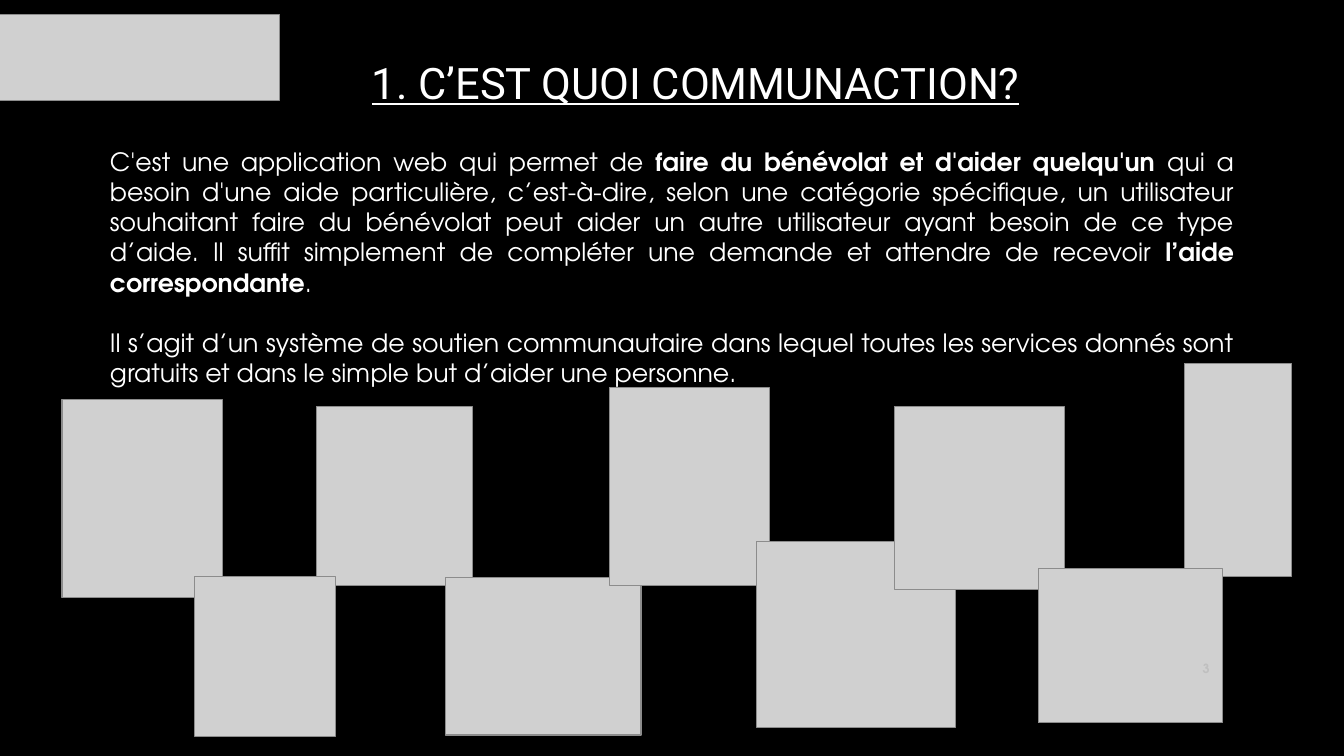
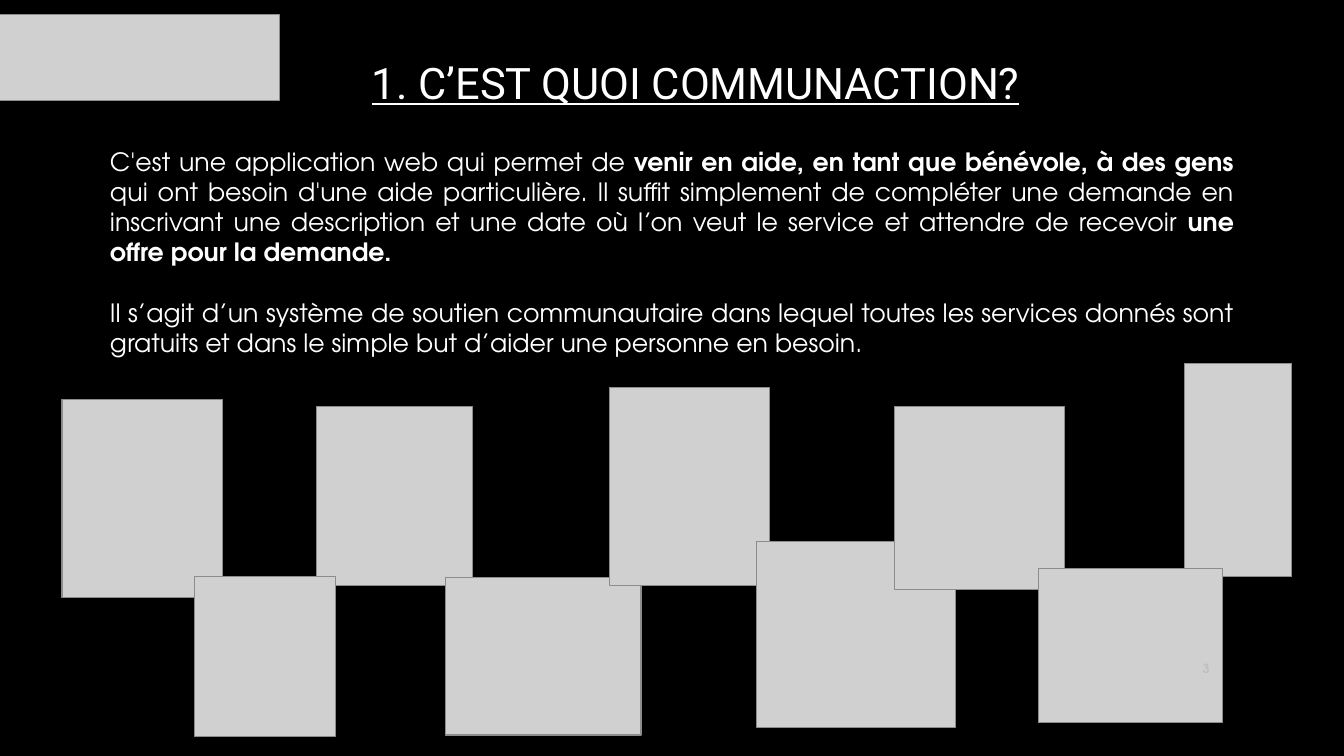
Before and after one commit to sodoto/projetFinal, a slide deck: slide 3 of presentation/CommunAction.pptx. Drawn at 1344x756 pixels with LibreOffice and Linux fonts; fonts in the diff are those of the drawing; grey boxes stand for pictures; background and template pictures are left out. Boxes give left, top, right and bottom in pixels: in the first picture for what was removed or moved away, otherwise in the second. Text is boxed around its words. In the diff, an @@ line names an element or a change of style, - is before the commit and + after.

Commit message:
presentation

```diff
--- a/presentation/CommunAction.pptx
+++ b/presentation/CommunAction.pptx
@@ text at [110, 150, 1234, 358]: text changed @@
-C'est une application web qui permet de faire du bénévolat et d'aider quelqu'un qui a besoin d'une aide particulière, c’est-à-dire, selon une catégorie spécifique, un utilisateur souhaitant faire du bénévolat peut aider un autre utilisateur ayant besoin de ce type d’aide. Il suffit simplement de compléter une demande et attendre de recevoir l’aide correspondante.
-Il s’agit d’un système de soutien communautaire dans lequel toutes les services donnés sont gratuits et dans le simple but d’aider une personne.
+C'est une application web qui permet de venir en aide, en tant que bénévole, à des gens qui ont besoin d'une aide particulière. Il suffit simplement de compléter une demande en inscrivant une description et une date où l’on veut le service et attendre de recevoir une offre pour la demande.
+Il s’agit d’un système de soutien communautaire dans lequel toutes les services donnés sont gratuits et dans le simple but d’aider une personne en besoin.
```
Also in this commit, not shown: 1 other slide changed, 3 other files.
